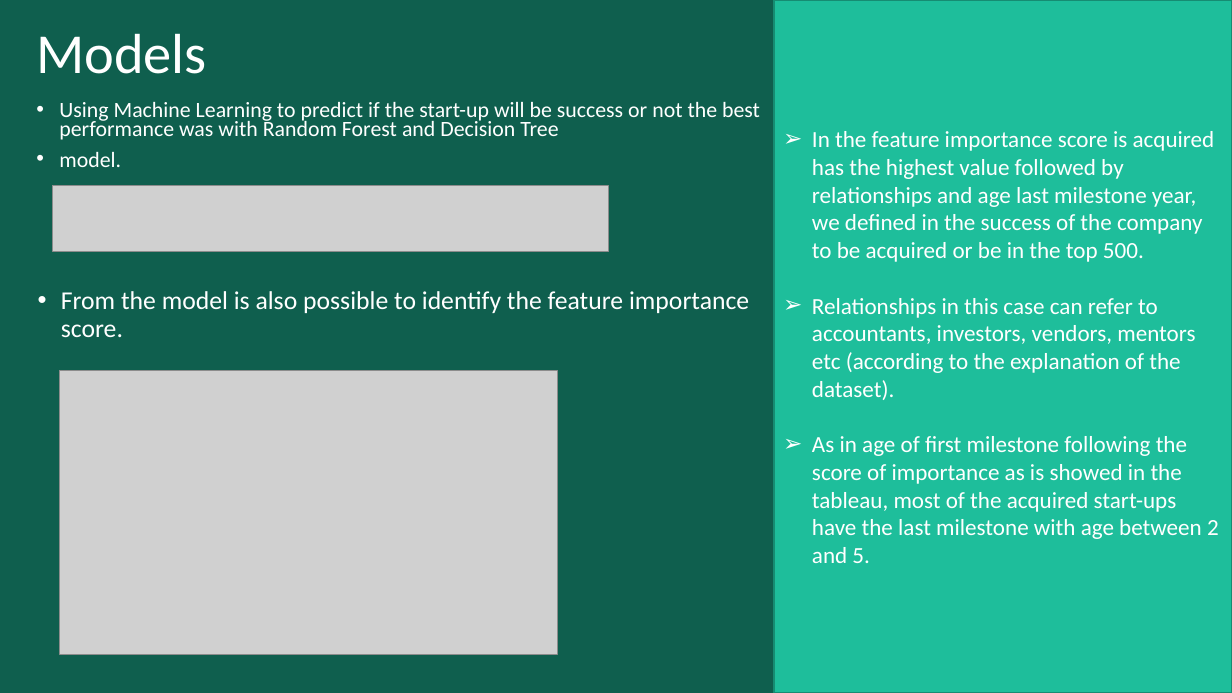
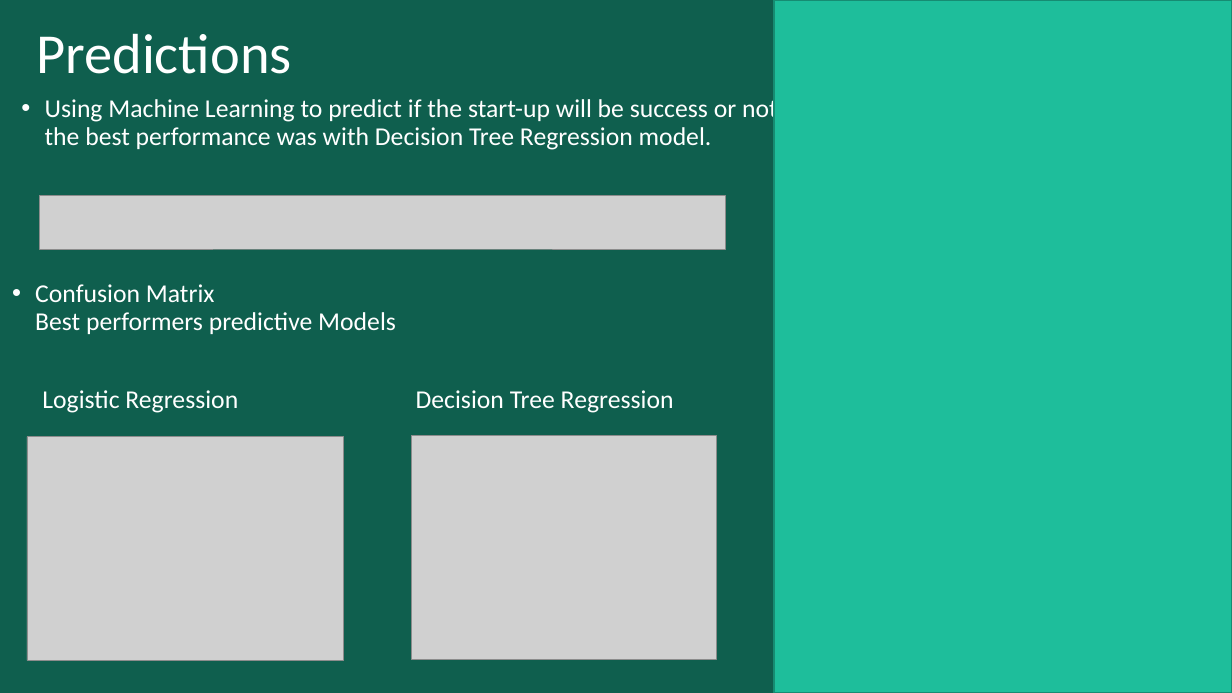
Before and after one commit to Paulabvc/startups_project, a slide deck: slide 8 of Final_project_startup/Presentation/final_startup.pptm (slide 6 before the commit). Drawn at 1232x693 pixels with LibreOffice and Linux fonts; fonts in the diff are those of the drawing; grey boxes stand for pictures; background and template pictures are left out. Boxes give left, top, right and bottom in pixels: in the first picture for what was removed or moved away, otherwise in the second. Text is boxed around its words. In the diff, an @@ line names an element or a change of style, - is before the commit and + after.

```diff
--- a/Final_project_startup/Presentation/final_startup.pptm
+++ b/Final_project_startup/Presentation/final_startup.pptm
@@ title at (x1=36, y1=33, x2=291, y2=74): text changed @@
-Models
+Predictions
@@ text at (x1=45, y1=96, x2=778, y2=150): text changed; size 17 to 20 pt @@
-• Using Machine Learning to predict if the start-up will be success or not the best performance was with Random Forest and Decision Tree
-• model.
+• Using Machine Learning to predict if the start-up will be success or not the best performance was with Decision Tree Regression model.
@@ text in rectangle at (x1=812, y1=131, x2=1219, y2=563): text removed @@
-➢ In the feature importance score is acquired has the highest value followed by relationships and age last milestone year, we defined in the success of the company to be acquired or be in the top 500.
-➢ Relationships in this case can refer to accountants, investors, vendors, mentors etc (according to the explanation of the dataset).
-➢ As in age of first milestone following the score of importance as is showed in the tableau, most of the acquired start-ups have the last milestone with age between 2 and 5.
@@ picture resized from (x1=52, y1=186, x2=608, y2=251) to (x1=40, y1=196, x2=726, y2=250) @@
@@ text added at (x1=35, y1=284, x2=396, y2=334), 20 pt, text #FFFFFF @@
+• Confusion Matrix
+  Best performers predictive Models
@@ text removed at (x1=61, y1=291, x2=749, y2=337) @@
-• From the model is also possible to identify the feature importance score.
@@ picture removed at (x1=59, y1=371, x2=557, y2=654) @@
@@ text added at (x1=42, y1=390, x2=238, y2=413), 20 pt, text #FFFFFF @@
+Logistic Regression
@@ text added at (x1=416, y1=390, x2=674, y2=413), 20 pt, text #FFFFFF @@
+Decision Tree Regression
@@ picture added at (x1=27, y1=437, x2=344, y2=661) @@
@@ picture added at (x1=411, y1=435, x2=716, y2=659) @@
```
Also in this commit, not shown: 3 other slides changed, 5 slides added, 1 slide removed, 3 other files.
